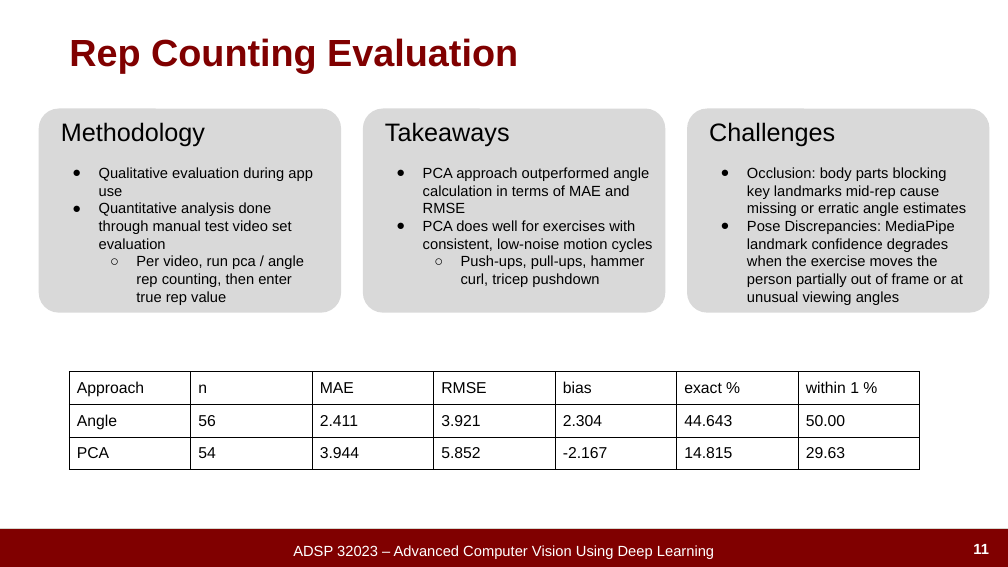
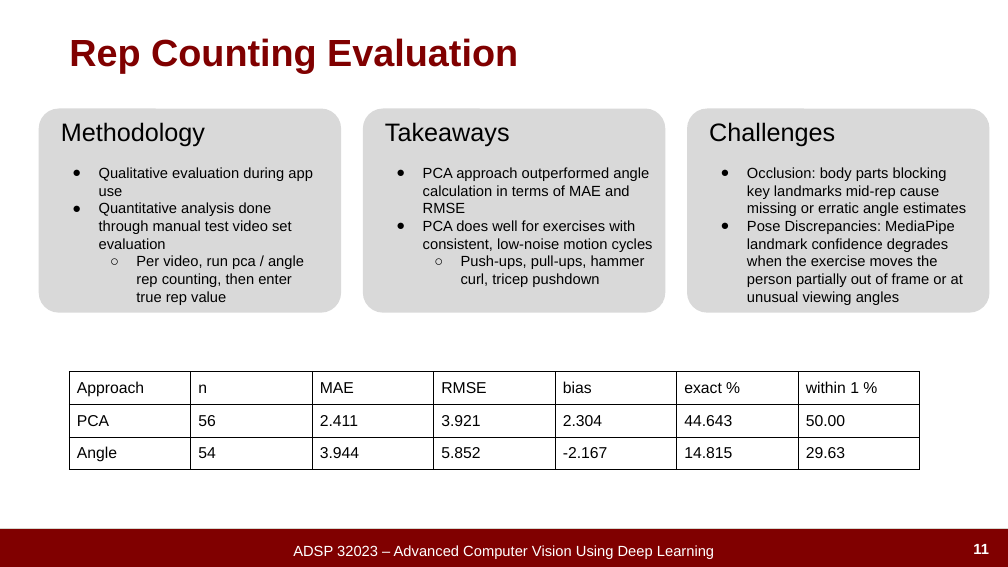
Before and after one commit to arenmizuno/IronCount, a slide deck: slide 11 of Computer Vision Presentation.pptx. Drawn at 1008x567 pixels with LibreOffice and Linux fonts; fonts in the diff are those of the drawing; background and template pictures are left out. Boxes give left, top, right and bottom in pixels: in the first picture for what was removed or moved away, otherwise in the second. Text is boxed around its words. In the diff, an @@ line names an element or a change of style, - is before the commit and + after.

Commit message:
fixed

```diff
--- a/Computer Vision Presentation.pptx
+++ b/Computer Vision Presentation.pptx
@@ table at [70, 372, 922, 567] @@
-row 2, column 1: Angle
+row 2, column 1: PCA
-row 3, column 1: PCA
+row 3, column 1: Angle
```
